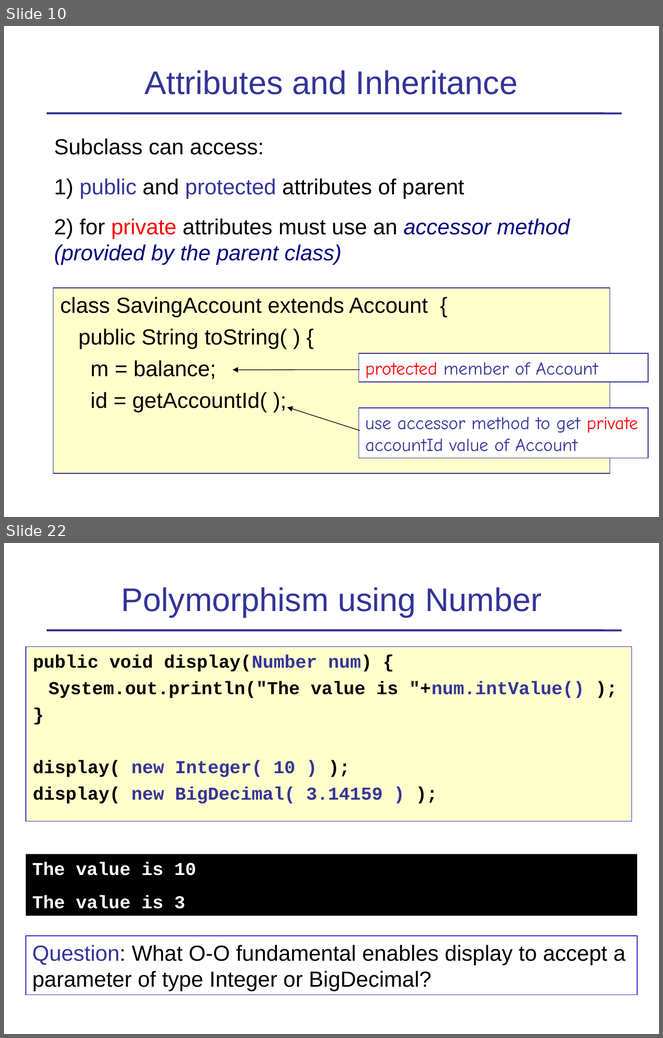
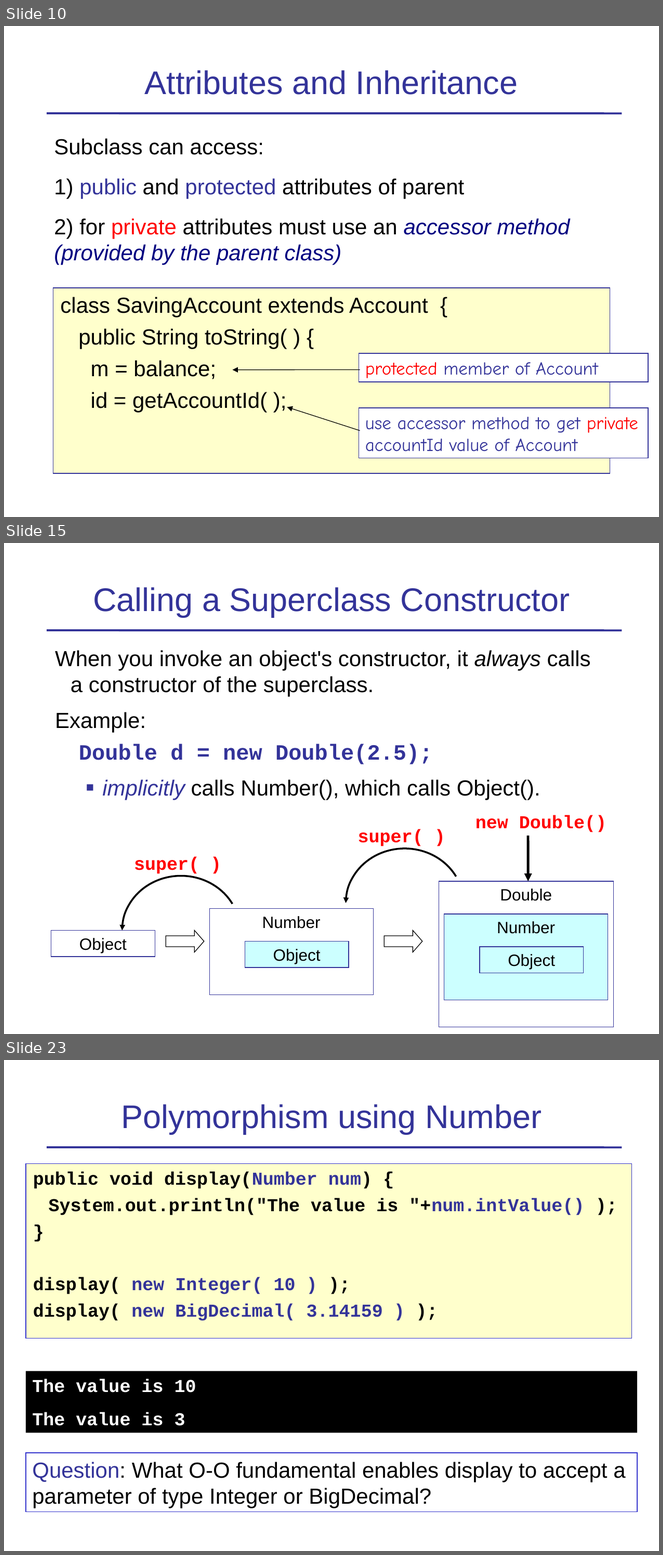
Before and after one commit to skeoop/skeoop.github.io, a slide deck: week4/Inheritance-1-Basics.ppt. Shown one above the other, each under a label of ours: slides 10 and 22 before the commit, slides 10, 15 and 23 after it; the slides between them are not shown. The pictures are 663x1038 and 663x1555 pixels, drawn with LibreOffice and Linux fonts; fonts in the diff are those of the drawing. Boxes give left, top, right and bottom in pixels: in the first picture for what was removed or moved away, otherwise in the second. Text is boxed around its words. In the diff, an @@ line names an element or a change of style, - is before the commit and + after.

Commit message:
clarify inheritance examples

```diff
--- a/week4/Inheritance-1-Basics.ppt
+++ b/week4/Inheritance-1-Basics.ppt
@@ slide 15 added at (4,543,659,1034), background #FFFFFF; not listed: 1 template element that a slide beside it also shows @@
@@ title added at (93,587,570,617), 36 pt, text #333399 @@
+Calling a Superclass Constructor
@@ text added at (55,650,591,800), 24 pt, text #000000 @@
+When you invoke an object's constructor, it always calls a constructor of the superclass.
+Example:
+Double d = new Double(2.5);
+  ■ implicitly calls Number(), which calls Object().
@@ text added at (476,815,607,833), 20 pt, text #FF0000, bold @@
+new Double()
@@ text added at (358,830,424,848), 20 pt, text #FF0000, bold @@
+super( )
@@ arrow added from (528, 836) to (528, 882), #000000 2.83 pt @@
@@ freeform shape added at (346,849,464,958), outline #000000 2.01 pt @@
@@ text added at (134,857,200,874), 20 pt, text #FF0000, bold @@
+super( )
@@ freeform shape added at (122,876,240,985), outline #000000 2.01 pt @@
@@ rectangle added at (439,882,614,1028), outline #333399 0.74 pt, 18 pt, text #000000 @@
+Double
@@ rectangle added at (210,909,374,995), outline #333399 0.74 pt, 18 pt, text #000000 @@
+Number
@@ rectangle added at (444,914,608,1001), fill #CCFFFF, outline #333399 0.74 pt, 18 pt, text #000000 @@
+Number
@@ rectangle added at (51,931,155,957), outline #333399 0.74 pt, 18 pt, text #000000 @@
+Object
@@ right arrow added at (166,931,204,953), outline #000000 0.74 pt @@
@@ right arrow added at (384,931,422,953), outline #000000 0.74 pt @@
@@ rectangle added at (245,941,349,967), fill #CCFFFF, outline #333399 0.74 pt, 18 pt, text #000000 @@
+Object
@@ rectangle added at (480,947,583,974), fill #CCFFFF, outline #333399 0.74 pt, 18 pt, text #000000 @@
+Object
@@ what was slide 22 is now slide 23 @@
```
Also in this commit, not shown: 10 slides changed.
